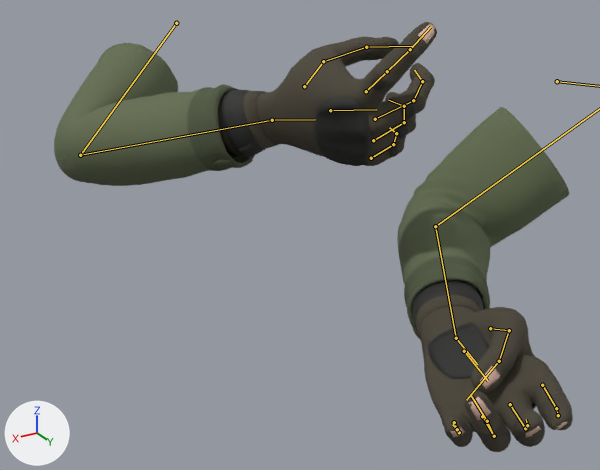
One commit to the glTF model assets/models/arms/arms.glb: the scene before it, then after it.
Rendered twice from a 50 mm lens placed at (0.531, 0.758, -0.073), pointed at (0.158, 0.138, -0.383). The lights are fixed; the arrows at lower left show +X, +Y and +Z. The older version comes first. Both versions are drawn at frame 32 of the action 'shotgun_Reload'; the numbers are the values there. The bones that change, and the others that lie on the model, are drawn over the model as lines.

In view in the first picture: 'Arm_L', 'Arm_R', 'GloveKit_L', 'GloveKit_R', 'Nails_L', 'Nails_R'.
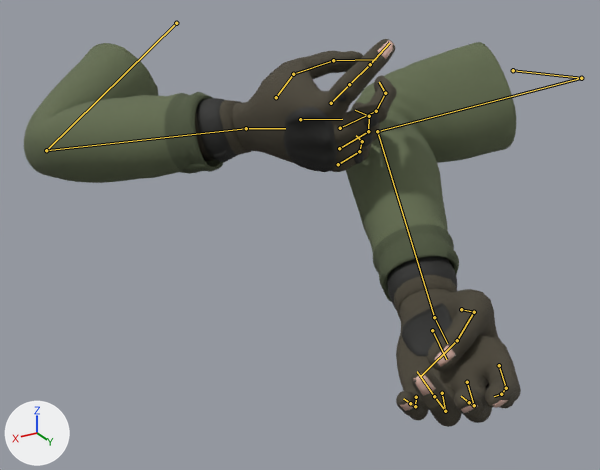
Location of each change, (x1, y1, x2, y2) in pixels of the pictures (600 x 470 px):
'Arm_L', posed (12% taller)
    before: (397, 107, 573, 452)
    after: (346, 42, 521, 427)
'Arm_R', posed (12% shorter)
    before: (54, 22, 437, 186)
    after: (24, 39, 397, 183)
'GloveKit_R', posed (7% narrower, 7% shorter)
    before: (218, 78, 417, 166)
    after: (195, 90, 379, 172)
'GloveKit_L', posed (17% narrower)
    before: (413, 280, 536, 432)
    after: (387, 256, 489, 416)
'Nails_L', posed (8% narrower)
    before: (450, 366, 568, 437)
    after: (400, 345, 508, 413)
'Nails_R', posed
    before: (418, 23, 436, 44)
    after: (378, 40, 395, 59)
bone 'Forearm_L', root to tip
    before: (435, 226) to (456, 338)
    after: (377, 131) to (434, 317)
bone 'Hand_L', root to tip
    before: (456, 338) to (477, 364)
    after: (434, 317) to (447, 343)
bone 'UpperArm_R', root to tip
    before: (176, 23) to (80, 155)
    after: (176, 23) to (46, 150)
bone 'Forearm_R', root to tip
    before: (80, 155) to (272, 120)
    after: (46, 150) to (246, 128)
bone 'Hand_R', root to tip
    before: (272, 120) to (315, 119)
    after: (246, 128) to (285, 128)

The change, as a list of edits to the scene's bpy script:
```text
Change bone_shoulder_l:
    where bone_shoulder_l = bpy.data.objects['Arms'].pose.bones['Shoulder_L']  # child of 'Root'
    bone_shoulder_l.location: (0.1, 0.07, -0.048) -> (0.04, 0.07, -0.048)
Change bone_upperarm_l:
    where bone_upperarm_l = bpy.data.objects['Arms'].pose.bones['UpperArm_L']  # child of 'Shoulder_L'
    bone_upperarm_l.rotation_quaternion: (0.7, -0.676, 0.0, 0.229) -> (0.508, -0.828, 0.0, 0.238)  # degrees (-85, 18, 20) -> degrees (-114, 23, 15)
Change bone_forearm_l:
    where bone_forearm_l = bpy.data.objects['Arms'].pose.bones['Forearm_L']  # child of 'UpperArm_L'
    bone_forearm_l.rotation_quaternion: (0.886, -0.139, 0.079, -0.435) -> (0.934, 0.169, 0.216, -0.228)  # degrees (-18, 1, -52) -> degrees (14, 29, -24)
Change bone_hand_l:
    where bone_hand_l = bpy.data.objects['Arms'].pose.bones['Hand_L']  # child of 'Forearm_L'
    bone_hand_l.rotation_quaternion: (0.98, 0.169, 0.031, -0.102) -> (0.994, -0.087, 0.012, -0.062)  # degrees (19, 5, -11) -> degrees (-10, 1, -7)
Change bone_upperarm_r:
    where bone_upperarm_r = bpy.data.objects['Arms'].pose.bones['UpperArm_R']  # child of 'Shoulder_R'
    bone_upperarm_r.rotation_quaternion: (0.941, 0.147, 0.0, 0.306) -> (0.959, 0.183, 0.0, 0.215)  # degrees (16, -5, 35) -> degrees (21, -4, 24)
Change bone_forearm_r:
    where bone_forearm_r = bpy.data.objects['Arms'].pose.bones['Forearm_R']  # child of 'UpperArm_R'
    bone_forearm_r.rotation_quaternion: (0.684, -0.123, 0.625, 0.355) -> (0.625, -0.171, 0.605, 0.464)  # degrees (56, 71, 96) -> degrees (59, 66, 113)
Change bone_hand_r:
    where bone_hand_r = bpy.data.objects['Arms'].pose.bones['Hand_R']  # child of 'Forearm_R'
    bone_hand_r.rotation_quaternion: (0.981, 0.178, 0.008, -0.071) -> (0.977, 0.214, -0.007, -0.016)  # degrees (20, 2, -8) -> degrees (25, 0, -2)
```
